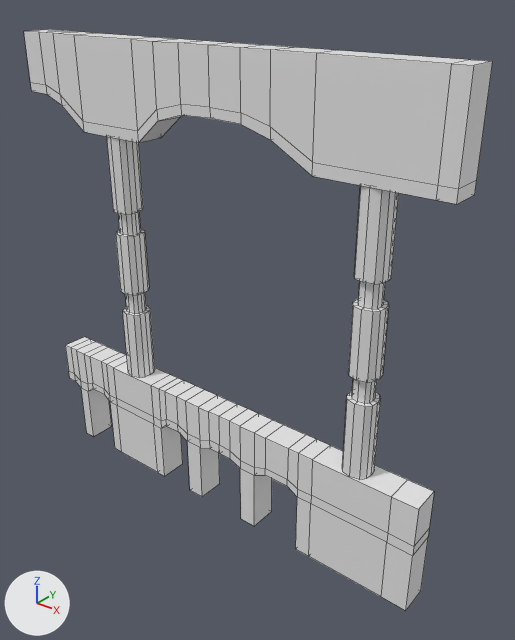
An edit to the Blender file Mallas/Proyecto 7/Bloques Basicos/SM_PilaresEsquina 4x0.25x4.blend, drawn before and after from the same camera.
One viewpoint serves both versions: a 50 mm lens placed at (5.6, -3.84, 4.44), pointed at (2.3, 0.29, 1.88). The lights are fixed; the arrows at lower left show +X, +Y and +Z. Mesh edges are drawn as thin lines.

Objects in the first picture: 'SM_PilaresEsquina 4x0.25x4'.
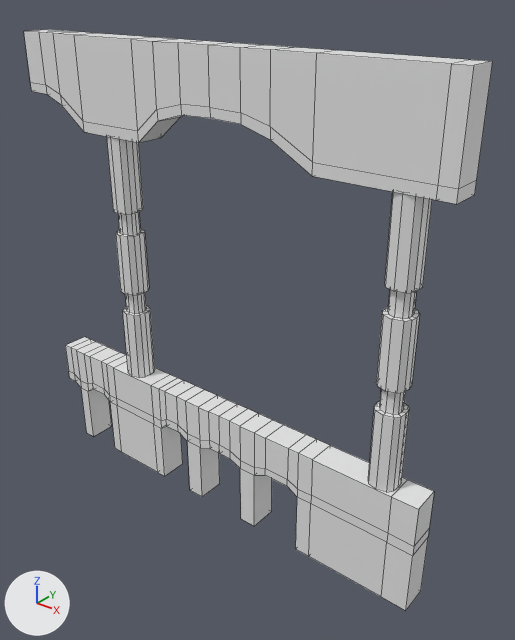
The change, as a list of edits to the scene's bpy script:
```text
Change me_sm_pilaresesquina_4x0_25x4:
    where me_sm_pilaresesquina_4x0_25x4.from_pydata(...)  # 496 vertices, 468 faces; spans x 0.0..4.0, y 0.0..0.25, z 0.0..4.0
    used by ob_sm_pilaresesquina_4x0_25x4; location = (0.0, 0.0, 0.0)
    me_sm_pilaresesquina_4x0_25x4 part 1: the loose piece of 120 vertices spanning x 3.31..3.54, y 0.0..0.25, z 1.0..3.25 is moved by (0.23, 0.0, 0.0)
```

Changed parts and their boxes (x1, y1, x2, y2) in the pictures (515 x 640 px; the box of a moved part takes in the faces that stretch with it):
part 1 of me_sm_pilaresesquina_4x0_25x4, moved or reshaped: before (342, 186, 399, 480); after (368, 192, 432, 492)
